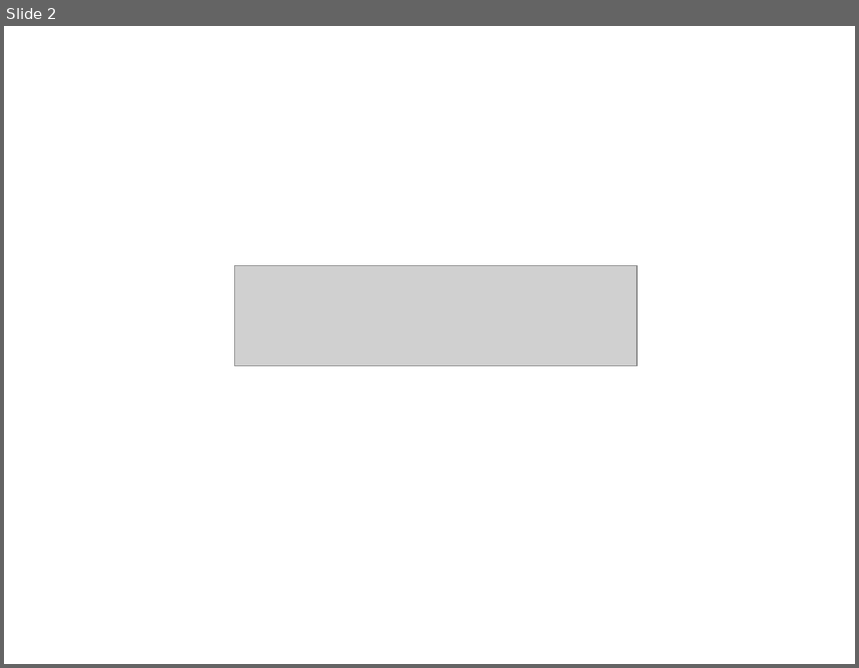
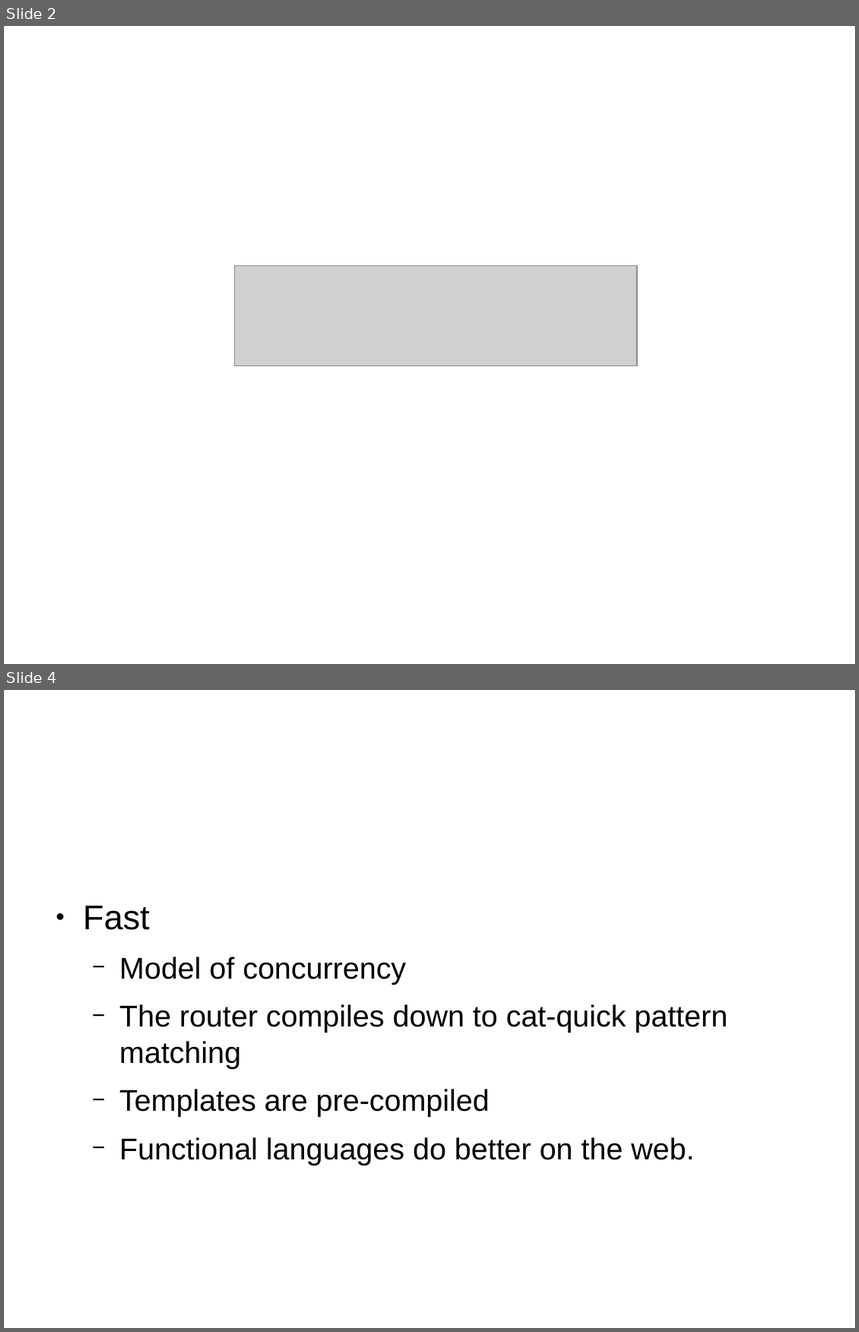
Before and after one commit to ramortegui/talks, a slide deck: odps/working_with_phoenix.odp. Shown one above the other, each under a label of ours: slide 2 before the commit, slides 2 and 4 after it; the slides between them are not shown. The pictures are 859x668 and 859x1332 pixels, drawn with LibreOffice and Linux fonts; fonts in the diff are those of the drawing; grey boxes stand for pictures. Boxes give left, top, right and bottom in pixels: in the first picture for what was removed or moved away, otherwise in the second. Text is boxed around its words. In the diff, an @@ line names an element or a change of style, - is before the commit and + after.

```diff
--- a/odps/working_with_phoenix.odp
+++ b/odps/working_with_phoenix.odp
@@ slide 4 added at [4,690,855,1328], background #FFFFFF @@
@@ text added at [83,906,728,1166], 28 pt, text #000000 @@
+● Fast
+  − Model of concurrency
+  − The router compiles down to cat-quick pattern matching
+  − Templates are pre-compiled
+  − Functional languages do better on the web.
```
Also in this commit, not shown: 8 slides changed, 21 other slides added, 1 slide removed.
